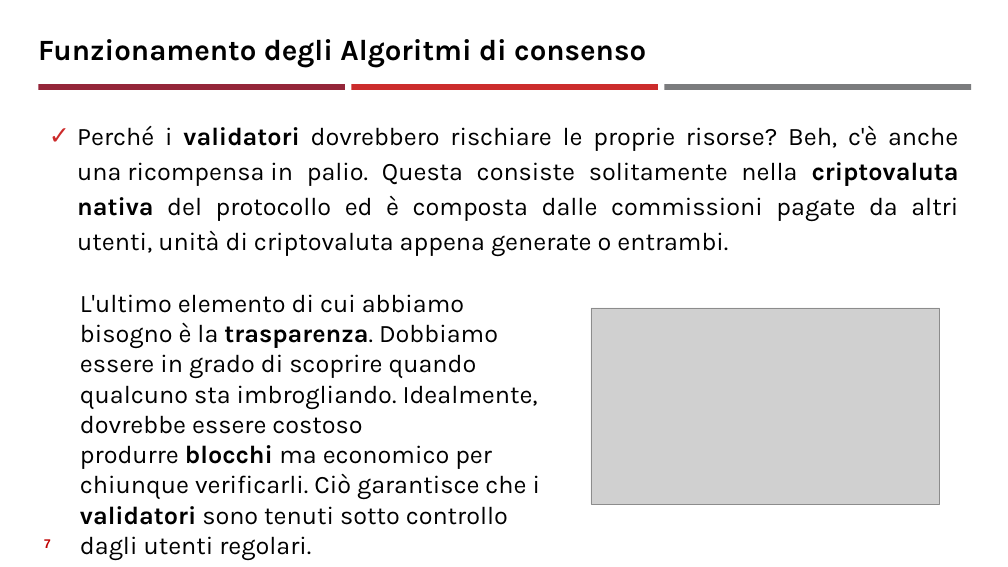
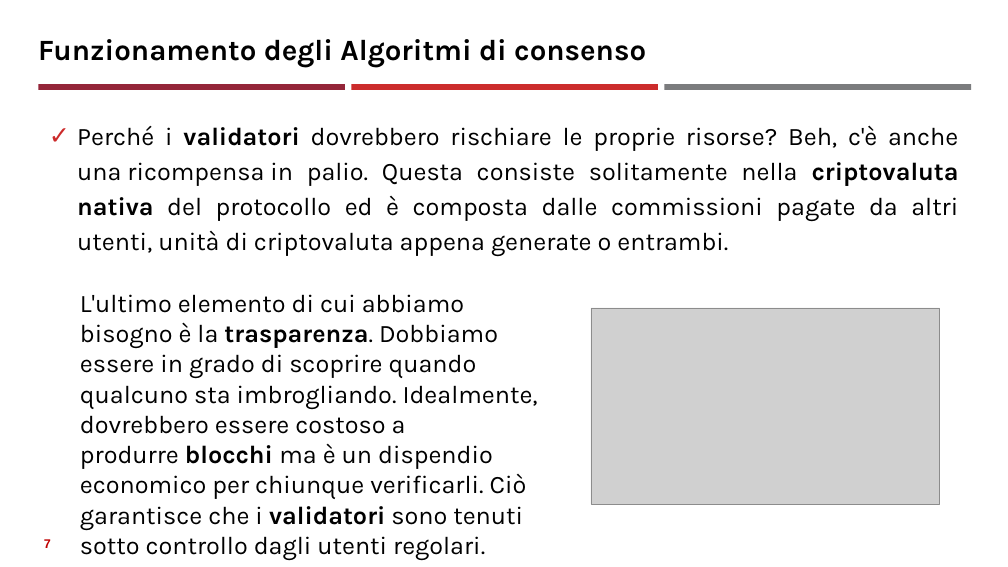
Before and after one commit to neural1977/data_science_interview_material, a slide deck: slide 7 of Assicurazioni/Algoritmi di consenso distribuito_ita.pptx. Drawn at 1008x567 pixels with LibreOffice and Linux fonts; fonts in the diff are those of the drawing; grey boxes stand for pictures. Boxes give left, top, right and bottom in pixels: in the first picture for what was removed or moved away, otherwise in the second. Text is boxed around its words. In the diff, an @@ line names an element or a change of style, - is before the commit and + after.

```diff
--- a/Assicurazioni/Algoritmi di consenso distribuito_ita.pptx
+++ b/Assicurazioni/Algoritmi di consenso distribuito_ita.pptx
@@ text at <box>80,294,538,560</box>: text changed @@
-L'ultimo elemento di cui abbiamo bisogno è la trasparenza. Dobbiamo essere in grado di scoprire quando qualcuno sta imbrogliando. Idealmente, dovrebbe essere costoso produrre blocchi ma economico per chiunque verificarli. Ciò garantisce che i validatori sono tenuti sotto controllo dagli utenti regolari.
+L'ultimo elemento di cui abbiamo bisogno è la trasparenza. Dobbiamo essere in grado di scoprire quando qualcuno sta imbrogliando. Idealmente, dovrebbero essere costoso a produrre blocchi ma è un dispendio economico per chiunque verificarli. Ciò garantisce che i validatori sono tenuti sotto controllo dagli utenti regolari.
```
Also in this commit, not shown: 13 other slides changed, 5 slides added, 1 slide removed, 26 other files.
